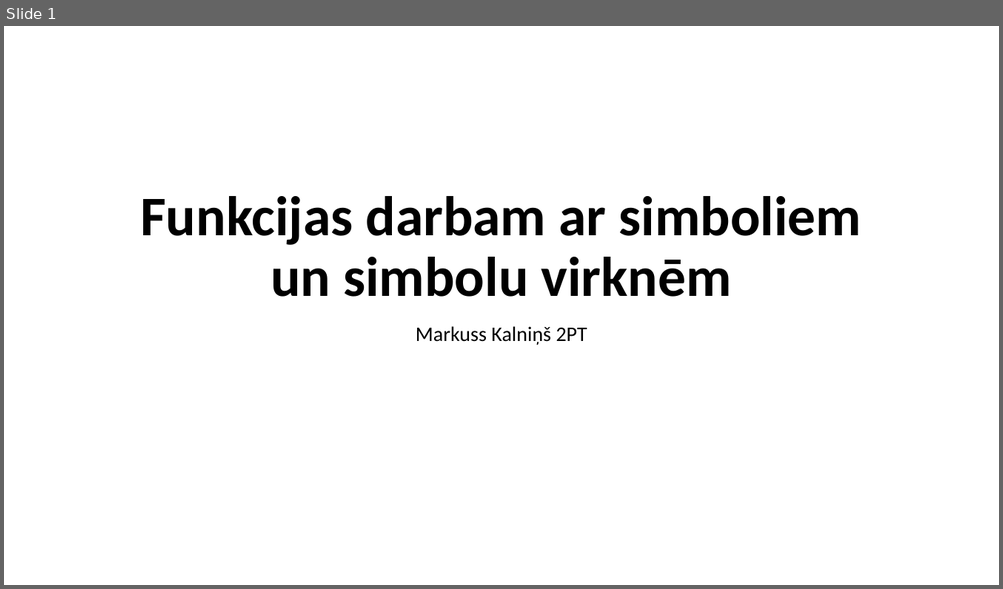
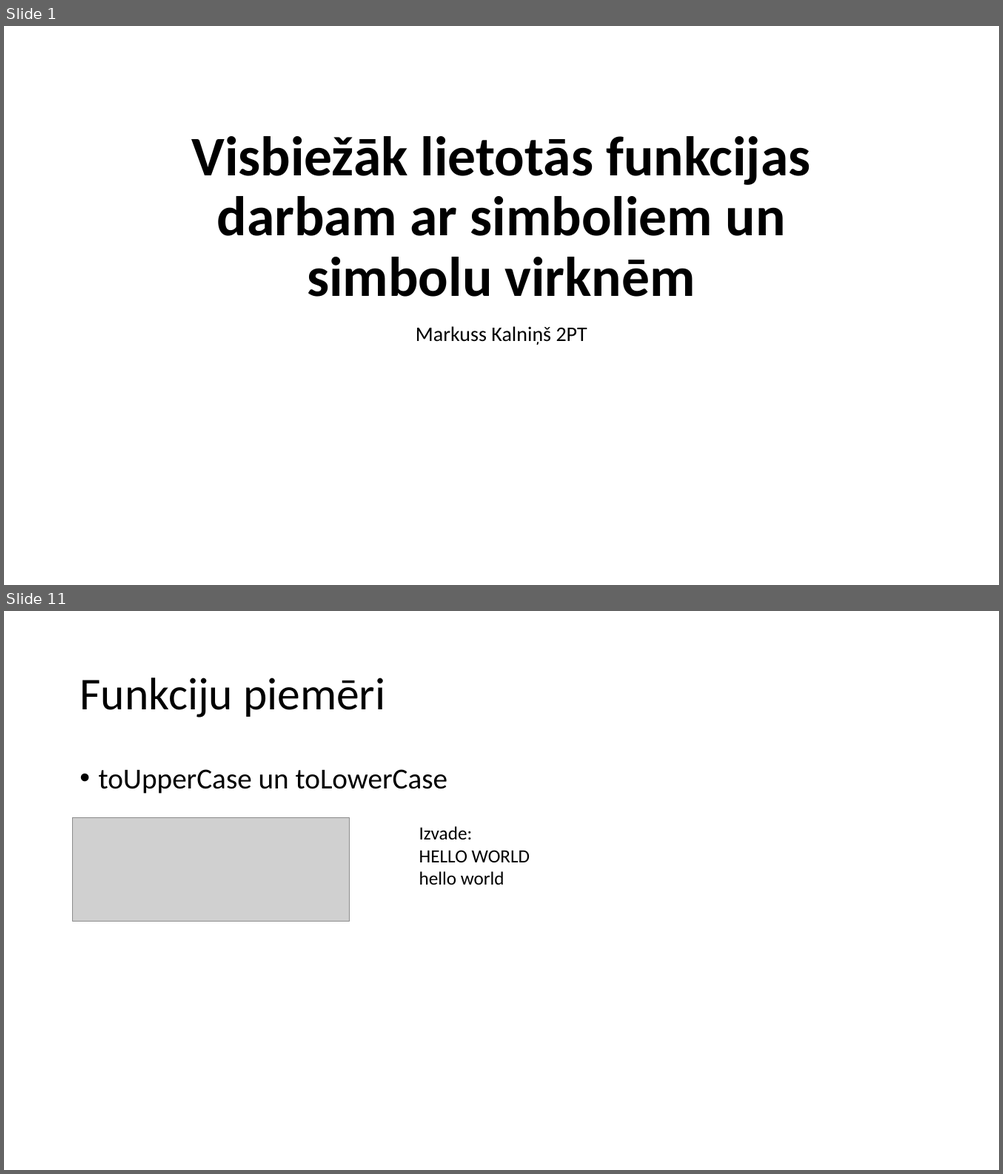
Before and after one commit to minime556/Eksamens, a slide deck: MacibuMaterialsProgEks.pptx. Shown one above the other, each under a label of ours: slide 1 before the commit, slides 1 and 11 after it; the slides between them are not shown. The pictures are 1003x589 and 1003x1174 pixels, drawn with LibreOffice and Linux fonts; fonts in the diff are those of the drawing; grey boxes stand for pictures. Boxes give left, top, right and bottom in pixels: in the first picture for what was removed or moved away, otherwise in the second. Text is boxed around its words. In the diff, an @@ line names an element or a change of style, - is before the commit and + after.

Commit message:
Papildināta prezentācija ar funkcijām, to paskaidrojumiem un piemēriem

```diff
--- a/MacibuMaterialsProgEks.pptx
+++ b/MacibuMaterialsProgEks.pptx
@@ slide 11 added at (4,611,999,1170), background #FFFFFF @@
@@ title added at (79,678,385,718), 44 pt, text #000000 @@
+Funkciju piemēri
@@ text added at (99,769,448,794), 28 pt, text #000000 @@
+• toUpperCase un toLowerCase
@@ picture added at (73,817,350,921) @@
@@ text added at (419,826,530,885), 18 pt, text #000000 @@
+Izvade:
+HELLO WORLD
+hello world
@@ slide 1 changed as well @@
@@ title at (191,136,810,297): text changed @@
-Funkcijas darbam ar simboliem un simbolu virknēm
+Visbiežāk lietotās funkcijas darbam ar simboliem un simbolu virknēm
```
Also in this commit, not shown: 9 other slides added, 1 slide removed.
